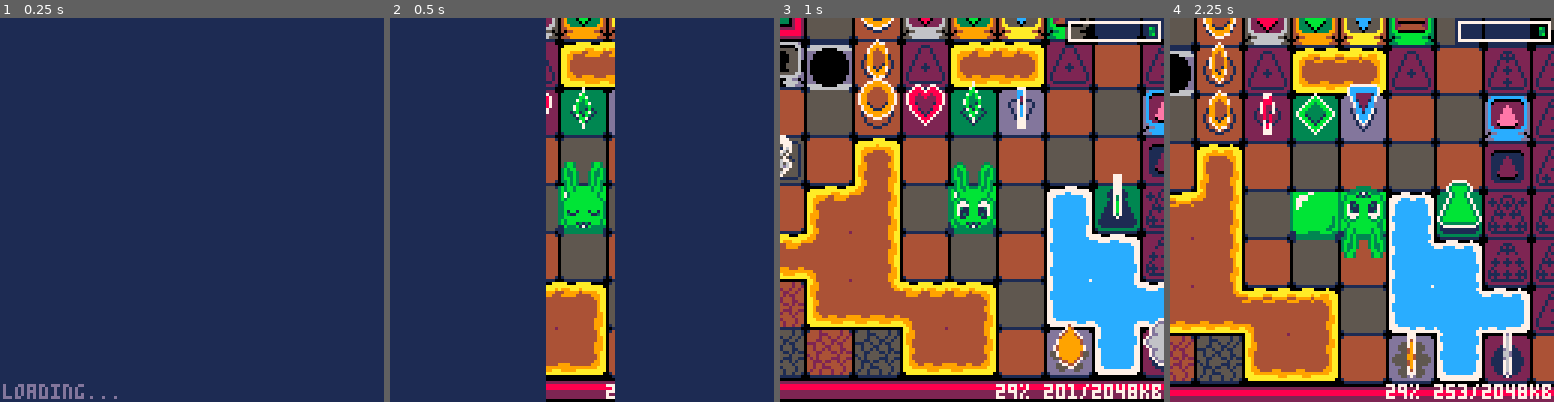
Above: before the commit, frames 1-4 (left to right).
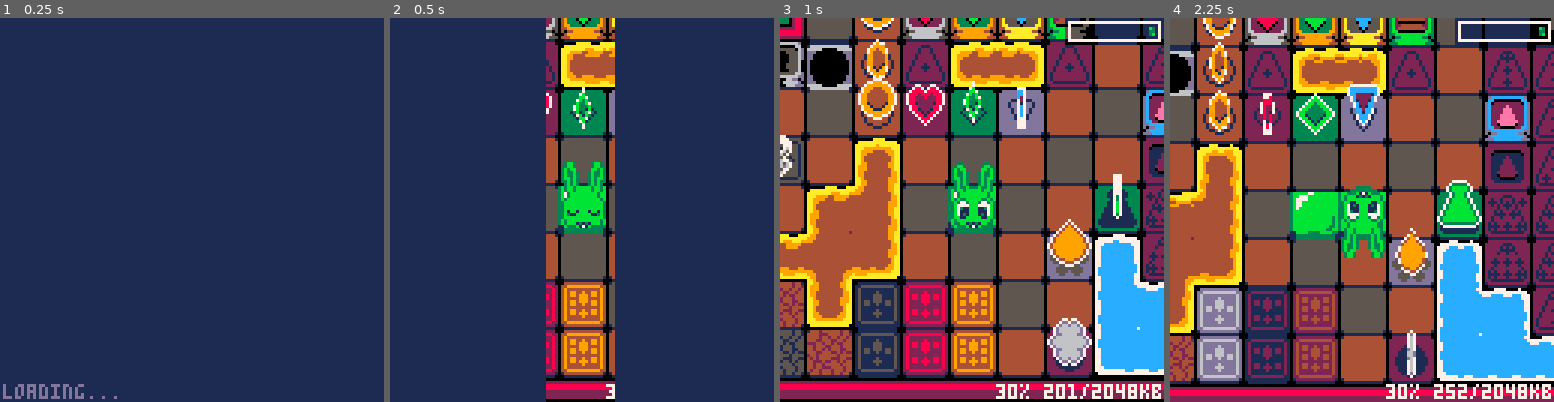
Above: after the commit, the same moments.

Repository: CyanSorcery/blobun_mini
Game: PICO-8 cartridge blobun_mini.p8
Two runs of this game, one before a commit and one after it. Both use one fixed random seed, a clock stepped at 60 frames per second and the inputs below.
Inputs:
- Up to frame 1 (0.25 s): no input
- Up to frame 2 (0.5 s): tap X (X key) at 0.33 s
- Up to frame 3 (1 s): tap O (Z key) at 0.7 s
- Up to frame 4 (2.25 s): tap X (X key) at 1.07, 1.85 s; hold Right 1.6-2.1 s; tap O (Z key) at 1.7, 2.1 s; hold Up from 2.15 s (still down)

Frame 1 is identical in both runs. In frame 2, 2.8% of the frame differs, in the area x 40-59%, y 68-99%; in frame 3, 15%; in frame 4, 18%, in the area x 1-100%, y 45-100%.

Commit message:
more optimizations

Diff:
--- a/blobun_mini.p8
+++ b/blobun_mini.p8
@@ -149,7 +149,7 @@
 
  g_time = time()
  -- if time rolls over, stop the game since timers will break
- if (g_time < 0) stop("game has been running for too long. take a break!")
+ if (g_time < 0) stop"game has been running for too long. take a break!"
 end
 
 function _draw()
--- a/res/r_levels.lua
+++ b/res/r_levels.lua
@@ -1,7 +1,7 @@
 g_cart_name = "cyansorcery_blobun_wp_pico8"
 g_levels = {
  {
-  "btest stage!5mousea00001620323436301010f8a89620529290501252f01016202224201014a4f2c012901010101016a6f0129290121014908ef8f2929290101014949cfaf0929292929014949492509090929290128494801",
+  "btest stage!5mousea00001620323436301010f8a89620529290501252f01016202224201014a4f2c012901010101016a6f0129290121010108ef8f2929290101012849cfaf0929270747010149492509092707470148494949",
   "bfill it outamika, roxy790f050210011010100010100010001000111013100010101",
   "ddon't overlapamika, roxy58c1ab00001101710000210001010101015101000100000101010000",
   "7zigzags4mika79c4144000000017101010001710101010021310131010100",
--- a/scripts/s_gameplay.lua
+++ b/scripts/s_gameplay.lua
@@ -64,7 +64,7 @@
 
  -- darken areas of the screen
  poke(0x5F54, 0x60)
- pal({0,0,0,1,1,1,5,5,2,5,5,1,1,1,2,5})
+ pal{0,0,0,1,1,1,5,5,2,5,5,1,1,1,2,5}
  sspr(_left_top_bar, 0, 128, 9, _left_top_bar, 0)
  if (g_bottom_msg_anim > 0) sspr(0, _bott_msg_y, 128, 16, 0, _bott_msg_y)
  pal()
